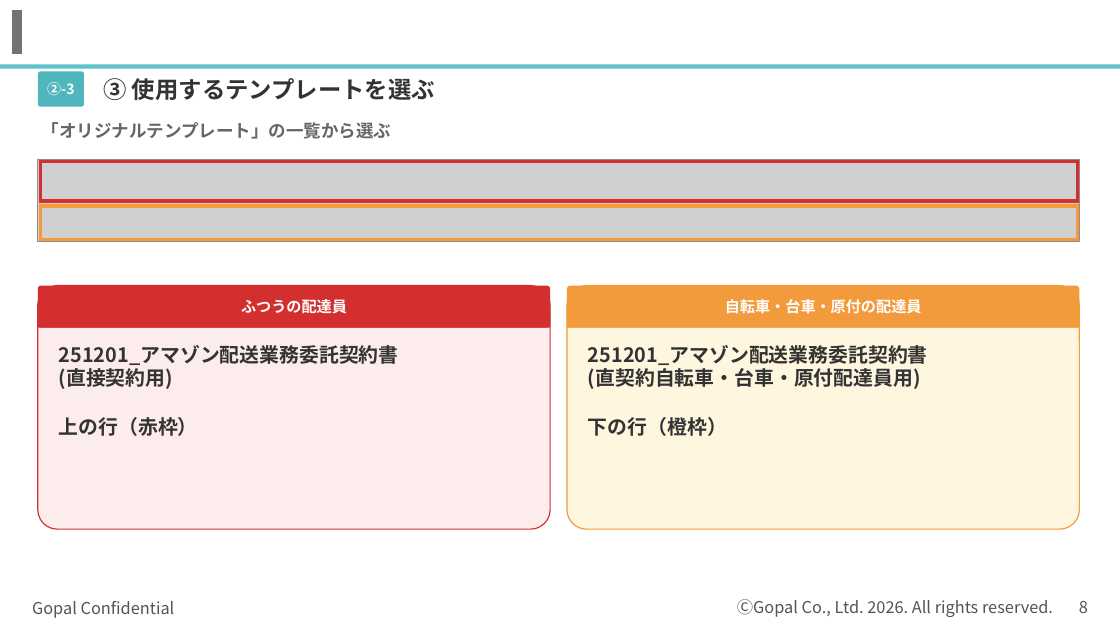
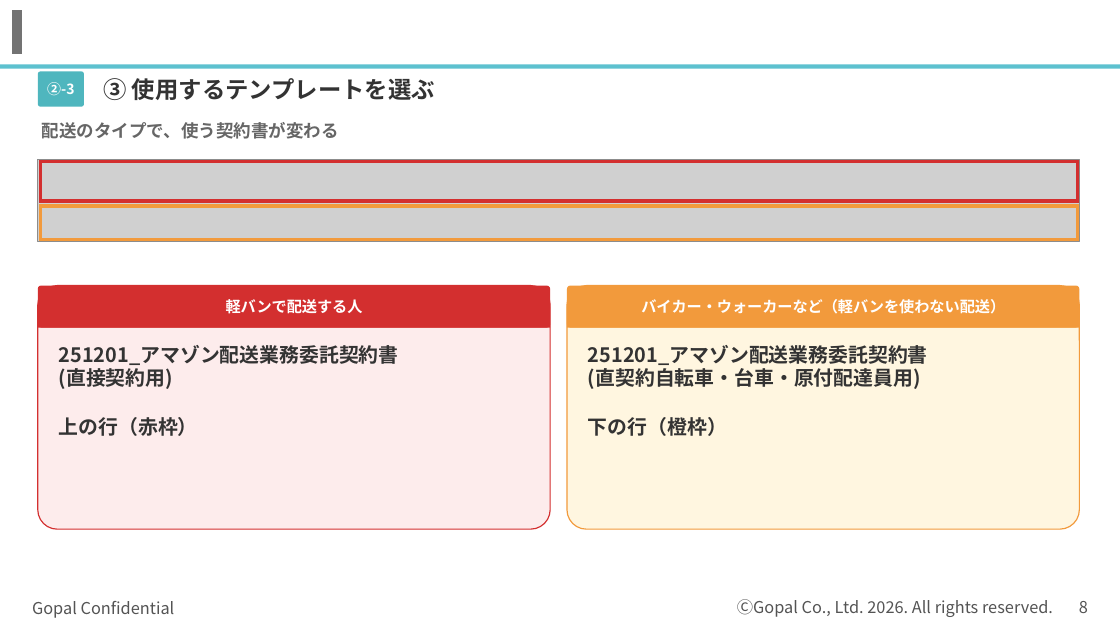
Before and after one commit to kagayugopal-eng/tamu, a slide deck: slide 8 of out/登録の流れ_書類準備まで.pptx. Drawn at 1120x630 pixels with LibreOffice and Linux fonts; fonts in the diff are those of the drawing; grey boxes stand for pictures; background and template pictures are left out. Boxes give left, top, right and bottom in pixels: in the first picture for what was removed or moved away, otherwise in the second. Text is boxed around its words. In the diff, an @@ line names an element or a change of style, - is before the commit and + after.

```diff
--- a/out/登録の流れ_書類準備まで.pptx
+++ b/out/登録の流れ_書類準備まで.pptx
@@ text at (42,122,339,139): text changed @@
-「オリジナルテンプレート」の一覧から選ぶ
+配送のタイプで、使う契約書が変わる
@@ text at (226,299,363,314): text changed @@
-ふつうの配達員
+軽バンで配送する人
@@ text at (641,299,1005,314): text changed @@
-自転車・台車・原付の配達員
+バイカー・ウォーカーなど（軽バンを使わない配送）
```
